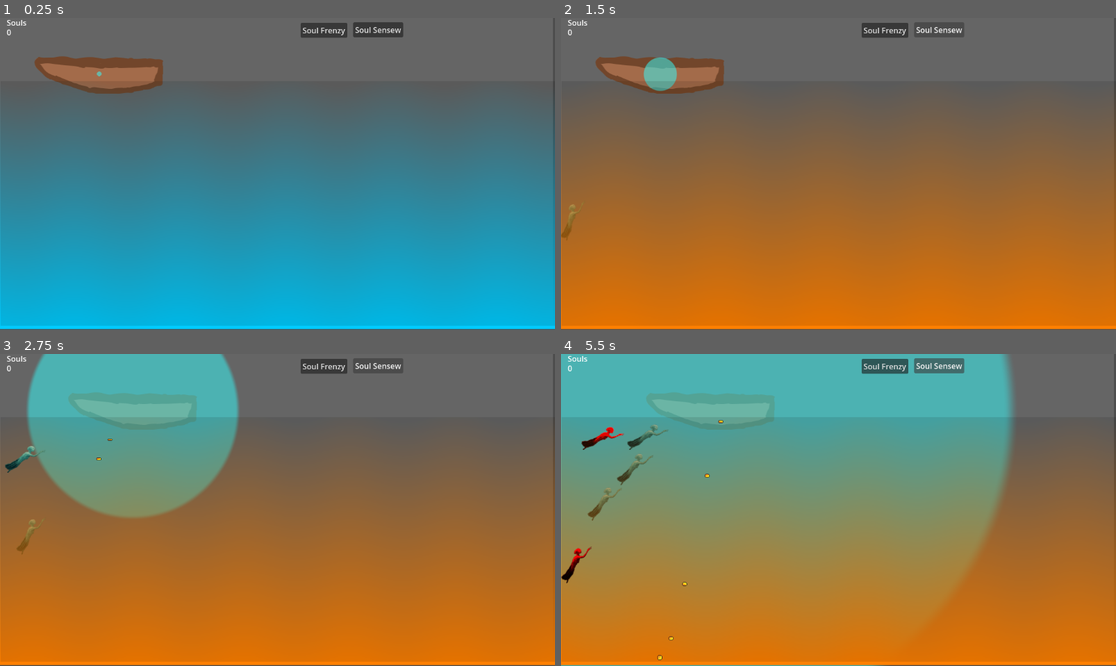
Above: before the commit, frames 1-4 (two rows, left to right).
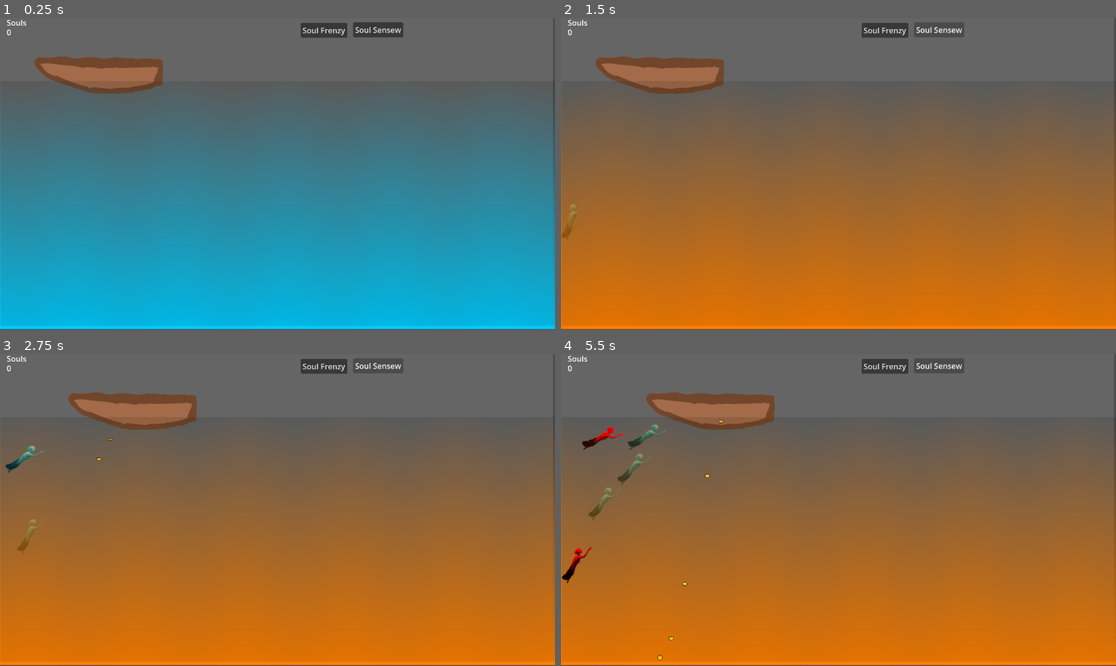
Above: after the commit, the same moments.

Repository: Latamata/PixelJam2025
Game: Godot game, scene res://scenes/game_scene.tscn
The game is run twice, just before and just after one commit, with the same random seed, the same clock (stepped at 60 frames per second) and the same inputs.
Inputs:
- Up to frame 1 (0.25 s): no input
- Up to frame 2 (1.5 s): click "Soul Frenzy" at 0.5 s; click "Soul Sensew" at 1.25 s
- Up to frame 3 (2.75 s): tap Enter (ui_accept) at 2, 2.27 s; hold Right (ui_right) from 2.03 s (still down)
- Up to frame 4 (5.5 s): release Right (ui_right) at 2.78 s; hold Left (ui_left) 2.78-3.53 s; tap Enter (ui_accept) at 3.02, 4.52, 5.27 s; hold Right (ui_right) 3.53-5.03 s; hold Left (ui_left) from 5.03 s (still down)

The runs differ from the first frame. In frame 1, less than 0.1% of the frame differs, in the area x 17-19%, y 17-19%; in frame 2, 0.5%; in frame 3, 17%; in frame 4, 56%, in the area x 0-82%, y 0-100%.

Commit message:
Minor changes
set up evil soul rising animation, set up the evil soul to trigger frenzy after rising up.

Diff:
--- a/scenes/Player.tscn
+++ b/scenes/Player.tscn
@@ -11,10 +11,61 @@
 shader = ExtResource("3_3li8b")
 shader_parameter/radius = 1.0
 shader_parameter/edge_softness = 0.05
-shader_parameter/color = Color(0.2, 1, 1, 0.5)
+shader_parameter/color = Color(0.2, 1, 1, 0.0392157)
 
 [sub_resource type="CircleShape2D" id="CircleShape2D_qu4a1"]
-radius = 757.238
+radius = 0.01
+
+[sub_resource type="Animation" id="Animation_mdl7e"]
+length = 0.001
+tracks/0/type = "value"
+tracks/0/imported = false
+tracks/0/enabled = true
+tracks/0/path = NodePath("sense_circle/ColorRect:size")
+tracks/0/interp = 1
+tracks/0/loop_wrap = true
+tracks/0/keys = {
+"times": PackedFloat32Array(0),
+"transitions": PackedFloat32Array(1),
+"update": 0,
+"values": [Vector2(40, 40)]
+}
+tracks/1/type = "value"
+tracks/1/imported = false
+tracks/1/enabled = true
+tracks/1/path = NodePath("sense_circle/CollisionShape2D:shape:radius")
+tracks/1/interp = 1
+tracks/1/loop_wrap = true
+tracks/1/keys = {
+"times": PackedFloat32Array(0),
+"transitions": PackedFloat32Array(1),
+"update": 0,
+"values": [0.01]
+}
+tracks/2/type = "value"
+tracks/2/imported = false
+tracks/2/enabled = true
+tracks/2/path = NodePath("sense_circle/ColorRect:position")
+tracks/2/interp = 1
+tracks/2/loop_wrap = true
+tracks/2/keys = {
+"times": PackedFloat32Array(0),
+"transitions": PackedFloat32Array(1),
+"update": 0,
+"values": [Vector2(-739, -743)]
+}
+tracks/3/type = "value"
+tracks/3/imported = false
+tracks/3/enabled = true
+tracks/3/path = NodePath("sense_circle/ColorRect:color")
+tracks/3/interp = 1
+tracks/3/loop_wrap = true
+tracks/3/keys = {
+"times": PackedFloat32Array(0),
+"transitions": PackedFloat32Array(1),
+"update": 0,
+"values": [Color(1, 1, 0, 0.0196078)]
+}
 
 [sub_resource type="Animation" id="Animation_3li8b"]
 resource_name = "circle_sense"
@@ -55,44 +106,17 @@
 "update": 0,
 "values": [Vector2(15, 15), Vector2(-739, -743)]
 }
-
-[sub_resource type="Animation" id="Animation_mdl7e"]
-length = 0.001
-tracks/0/type = "value"
-tracks/0/imported = false
-tracks/0/enabled = true
-tracks/0/path = NodePath("sense_circle/ColorRect:size")
-tracks/0/interp = 1
-tracks/0/loop_wrap = true
-tracks/0/keys = {
-"times": PackedFloat32Array(0),
-"transitions": PackedFloat32Array(1),
+tracks/3/type = "value"
+tracks/3/imported = false
+tracks/3/enabled = true
+tracks/3/path = NodePath("sense_circle/ColorRect:color")
+tracks/3/interp = 1
+tracks/3/loop_wrap = true
+tracks/3/keys = {
+"times": PackedFloat32Array(0, 5),
+"transitions": PackedFloat32Array(1, 1),
 "update": 0,
-"values": [Vector2(40, 40)]
-}
-tracks/1/type = "value"
-tracks/1/imported = false
-tracks/1/enabled = true
-tracks/1/path = NodePath("sense_circle/CollisionShape2D:shape:radius")
-tracks/1/interp = 1
-tracks/1/loop_wrap = true
-tracks/1/keys = {
-"times": PackedFloat32Array(0),
-"transitions": PackedFloat32Array(1),
-"update": 0,
-"values": [757.238]
-}
-tracks/2/type = "value"
-tracks/2/imported = false
-tracks/2/enabled = true
-tracks/2/path = NodePath("sense_circle/ColorRect:position")
-tracks/2/interp = 1
-tracks/2/loop_wrap = true
-tracks/2/keys = {
-"times": PackedFloat32Array(0),
-"transitions": PackedFloat32Array(1),
-"update": 0,
-"values": [Vector2(-739, -743)]
+"values": [Color(1, 1, 0, 0.0196078), Color(1, 1, 0, 0)]
 }
 
 [sub_resource type="AnimationLibrary" id="AnimationLibrary_qu4a1"]
@@ -117,12 +141,13 @@
 collision_mask = 2
 
 [node name="ColorRect" type="ColorRect" parent="sense_circle"]
+visible = false
 material = SubResource("ShaderMaterial_mdl7e")
-offset_left = 15.0
-offset_top = 15.0
-offset_right = 25.0
-offset_bottom = 25.0
-color = Color(1, 1, 1, 0.0980392)
+offset_left = -739.0
+offset_top = -743.0
+offset_right = -699.0
+offset_bottom = -703.0
+color = Color(1, 1, 0, 0.0196078)
 
 [node name="CollisionShape2D" type="CollisionShape2D" parent="sense_circle"]
 position = Vector2(20, 20)
--- a/scenes/game_scene.tscn
+++ b/scenes/game_scene.tscn
@@ -46,6 +46,11 @@
 
 [node name="user_interface" parent="." instance=ExtResource("2_y3j0m")]
 
+[node name="frenzy_timestop" type="Timer" parent="."]
+wait_time = 5.0
+one_shot = true
+
 [connection signal="timeout" from="Timer" to="." method="_on_timer_timeout"]
 [connection signal="change_color_water" from="user_interface" to="." method="_on_user_interface_change_color_water"]
 [connection signal="sense_souls" from="user_interface" to="." method="_on_user_interface_sense_souls"]
+[connection signal="timeout" from="frenzy_timestop" to="." method="_on_frenzy_timestop_timeout"]
--- a/scenes/soul.tscn
+++ b/scenes/soul.tscn
@@ -67,6 +67,46 @@
 "transitions": PackedFloat32Array(1),
 "update": 0,
 "values": [Color(1, 1, 1, 1)]
+}
+
+[sub_resource type="Animation" id="Animation_jnmxf"]
+resource_name = "evil_soul"
+length = 2.0
+tracks/0/type = "value"
+tracks/0/imported = false
+tracks/0/enabled = true
+tracks/0/path = NodePath("PointLight2D:energy")
+tracks/0/interp = 1
+tracks/0/loop_wrap = true
+tracks/0/keys = {
+"times": PackedFloat32Array(0, 2),
+"transitions": PackedFloat32Array(1, 1),
+"update": 0,
+"values": [0.0, 16.0]
+}
+tracks/1/type = "value"
+tracks/1/imported = false
+tracks/1/enabled = true
+tracks/1/path = NodePath("PointLight2D:color")
+tracks/1/interp = 1
+tracks/1/loop_wrap = true
+tracks/1/keys = {
+"times": PackedFloat32Array(0, 2),
+"transitions": PackedFloat32Array(1, 1),
+"update": 0,
+"values": [Color(1, 0, 0, 1), Color(1, 0, 0, 1)]
+}
+tracks/2/type = "value"
+tracks/2/imported = false
+tracks/2/enabled = true
+tracks/2/path = NodePath("Sprite2D:modulate")
+tracks/2/interp = 1
+tracks/2/loop_wrap = true
+tracks/2/keys = {
+"times": PackedFloat32Array(0, 2),
+"transitions": PackedFloat32Array(1, 1),
+"update": 0,
+"values": [Color(1, 0, 0, 1), Color(1, 0, 0, 1)]
 }
 
 [sub_resource type="Animation" id="Animation_nq8dp"]
@@ -133,41 +173,65 @@
 "values": [Color(1, 1, 1, 1), Color(1, 1, 1, 1)]
 }
 
-[sub_resource type="Animation" id="Animation_jnmxf"]
-resource_name = "evil_soul"
-length = 2.0
-tracks/0/type = "value"
-tracks/0/imported = false
-tracks/0/enabled = true
-tracks/0/path = NodePath("PointLight2D:energy")
-tracks/0/interp = 1
-tracks/0/loop_wrap = true
-tracks/0/keys = {
-"times": PackedFloat32Array(0, 2),
+[sub_resource type="Animation" id="Animation_dt1lx"]
+resource_name = "evil_rise"
+length = 3.0
+tracks/0/type = "value"
+tracks/0/imported = false
+tracks/0/enabled = true
+tracks/0/path = NodePath("Sprite2D:position")
+tracks/0/interp = 1
+tracks/0/loop_wrap = true
+tracks/0/keys = {
+"times": PackedFloat32Array(0, 3),
+"transitions": PackedFloat32Array(1, 1),
+"update": 0,
+"values": [Vector2(0, 0), Vector2(0, -350)]
+}
+tracks/1/type = "value"
+tracks/1/imported = false
+tracks/1/enabled = true
+tracks/1/path = NodePath("CollisionShape2D:disabled")
+tracks/1/interp = 1
+tracks/1/loop_wrap = true
+tracks/1/keys = {
+"times": PackedFloat32Array(0),
+"transitions": PackedFloat32Array(1),
+"update": 1,
+"values": [true]
+}
+tracks/2/type = "value"
+tracks/2/imported = false
+tracks/2/enabled = true
+tracks/2/path = NodePath("PointLight2D:position")
+tracks/2/interp = 1
+tracks/2/loop_wrap = true
+tracks/2/keys = {
+"times": PackedFloat32Array(0, 3),
+"transitions": PackedFloat32Array(1, 1),
+"update": 0,
+"values": [Vector2(46, 18), Vector2(45, -331)]
+}
+tracks/3/type = "value"
+tracks/3/imported = false
+tracks/3/enabled = true
+tracks/3/path = NodePath("PointLight2D:energy")
+tracks/3/interp = 1
+tracks/3/loop_wrap = true
+tracks/3/keys = {
+"times": PackedFloat32Array(0, 2.99),
 "transitions": PackedFloat32Array(1, 1),
 "update": 0,
 "values": [0.0, 16.0]
 }
-tracks/1/type = "value"
-tracks/1/imported = false
-tracks/1/enabled = true
-tracks/1/path = NodePath("PointLight2D:color")
-tracks/1/interp = 1
-tracks/1/loop_wrap = true
-tracks/1/keys = {
-"times": PackedFloat32Array(0, 2),
-"transitions": PackedFloat32Array(1, 1),
-"update": 0,
-"values": [Color(1, 0, 0, 1), Color(1, 0, 0, 1)]
-}
-tracks/2/type = "value"
-tracks/2/imported = false
-tracks/2/enabled = true
-tracks/2/path = NodePath("Sprite2D:modulate")
-tracks/2/interp = 1
-tracks/2/loop_wrap = true
-tracks/2/keys = {
-"times": PackedFloat32Array(0, 2),
+tracks/4/type = "value"
+tracks/4/imported = false
+tracks/4/enabled = true
+tracks/4/path = NodePath("PointLight2D:color")
+tracks/4/interp = 1
+tracks/4/loop_wrap = true
+tracks/4/keys = {
+"times": PackedFloat32Array(0, 3),
 "transitions": PackedFloat32Array(1, 1),
 "update": 0,
 "values": [Color(1, 0, 0, 1), Color(1, 0, 0, 1)]
@@ -176,6 +240,7 @@
 [sub_resource type="AnimationLibrary" id="AnimationLibrary_bx6qs"]
 _data = {
 &"RESET": SubResource("Animation_nmvwf"),
+&"evil_rise": SubResource("Animation_dt1lx"),
 &"evil_soul": SubResource("Animation_jnmxf"),
 &"rise_up": SubResource("Animation_nq8dp")
 }
--- a/scripts/game_scene.gd
+++ b/scripts/game_scene.gd
@@ -14,6 +14,7 @@
 func _input(event):
 	if event.is_action_pressed("ui_accept"):
 		toss_a_coin()
+@onready var water_ovelay: ColorRect = $water_ovelay
 
 func toss_a_coin():
 	var coin = coin_scene.instantiate()
@@ -26,9 +27,10 @@
 	# Get camera boundaries
 	var cam_pos = camera_2d.global_position
 	var screen_size = get_viewport().get_visible_rect().size
+	# Spawn just to the left of the water overlay
+	var overlay_pos = water_ovelay.get_global_position()
+	var spawn_x = overlay_pos.x - 32  # Adjust padding as needed
 
-	# Spawn just off the left edge
-	var spawn_x = cam_pos.x - screen_size.x / 2 - 32  # 32 = padding
 
 	# Spawn somewhere between 25% and 100% of screen height
 	var top_limit = cam_pos.y - screen_size.y / 2 + screen_size.y * 0.25
@@ -42,6 +44,7 @@
 	# 🎲 Random chance to be evil — 20% chance (adjust as needed)
 	if randf() < 0.2:
 		soul.evil_soul = true
+	soul.connect("evil_spirit_triggered", Callable(self, "_on_soul_evil_spirit_triggered"))
 
 	soul.boat = player
 	soul.end_of_the_road = screen_size.x
@@ -62,6 +65,7 @@
 	if !evil_water_off:
 		$water.material.set_shader_parameter("wave_color", Color(1.0, 0.5, 0.0))
 		evil_water_off = true
+		$frenzy_timestop.start()
 		for entity in soul_group_node.get_children():  # Include all entities
 			entity.attacking = true
 	else:
@@ -74,3 +78,12 @@
 
 func _on_user_interface_sense_souls() -> void:
 	player.soul_sense()
+
+
+func _on_soul_evil_spirit_triggered() -> void:
+	if !evil_water_off:
+		_on_user_interface_change_color_water()
+
+
+func _on_frenzy_timestop_timeout() -> void:
+	_on_user_interface_change_color_water()
--- a/scripts/player_script.gd
+++ b/scripts/player_script.gd
@@ -3,11 +3,6 @@
 @export var speed := 100.0  # You can adjust this to your needs
 @onready var sense_circle: Area2D = $sense_circle
 @onready var animation_player: AnimationPlayer = $AnimationPlayer
-
-func _ready() -> void:
-	var shape = $sense_circle/CollisionShape2D.shape
-	if shape is CircleShape2D:
-		shape.radius = 5.0
 
 
 func _process(_delta):
--- a/scripts/soul.gd
+++ b/scripts/soul.gd
@@ -1,4 +1,6 @@
 extends CharacterBody2D
+
+signal evil_spirit_triggered
 
 @onready var animation_player: AnimationPlayer = $AnimationPlayer
 @export var SPEED := 50  # pixels per second
@@ -27,10 +29,10 @@
 
 func rise_from_dead() -> void:
 	rising = true
-	#if evil_soul:
-		#print('running')
-		#point_light_2d.color = Color(1, 0, 0)
-	animation_player.play('rise_up')
+	if evil_soul:
+		animation_player.play('evil_rise')
+	else:
+		animation_player.play('rise_up')
 	Globals.add_souls(1)
 
 func _on_animation_player_animation_finished(anim_name: StringName) -> void:
@@ -39,7 +41,9 @@
 		point_light_2d.color = Color(1, 1, 1)       # White, or whatever your default is
 		point_light_2d.energy = 0.0                # Or your default energy value
 	elif anim_name == "rise_up":
-		print(point_light_2d.color)
+		queue_free()
+	elif anim_name == "evil_rise":
+		emit_signal('evil_spirit_triggered')
 		queue_free()
 
 func sensed_out():
Not shown: 1 places in scenes/soul.tscn that only renumber resources
